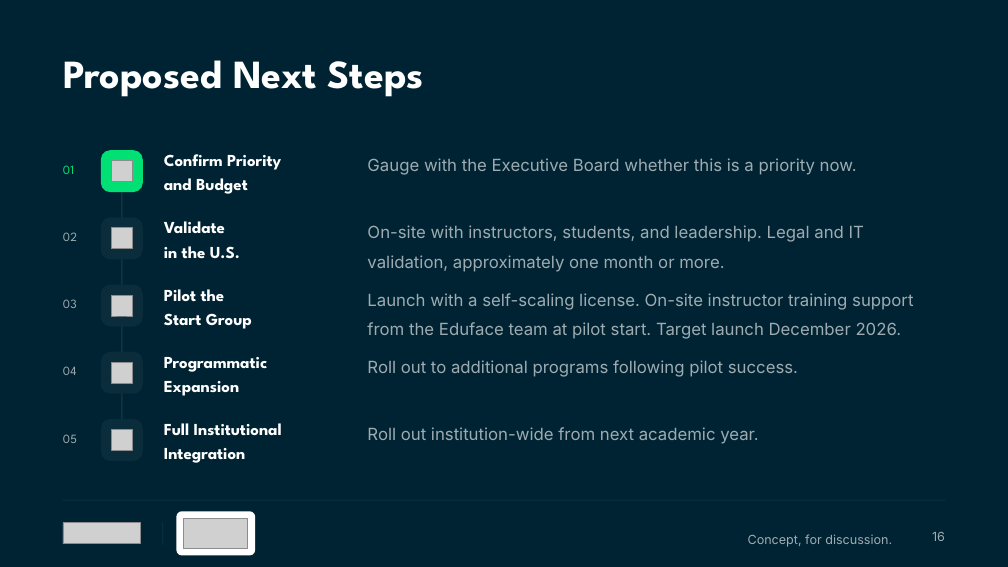
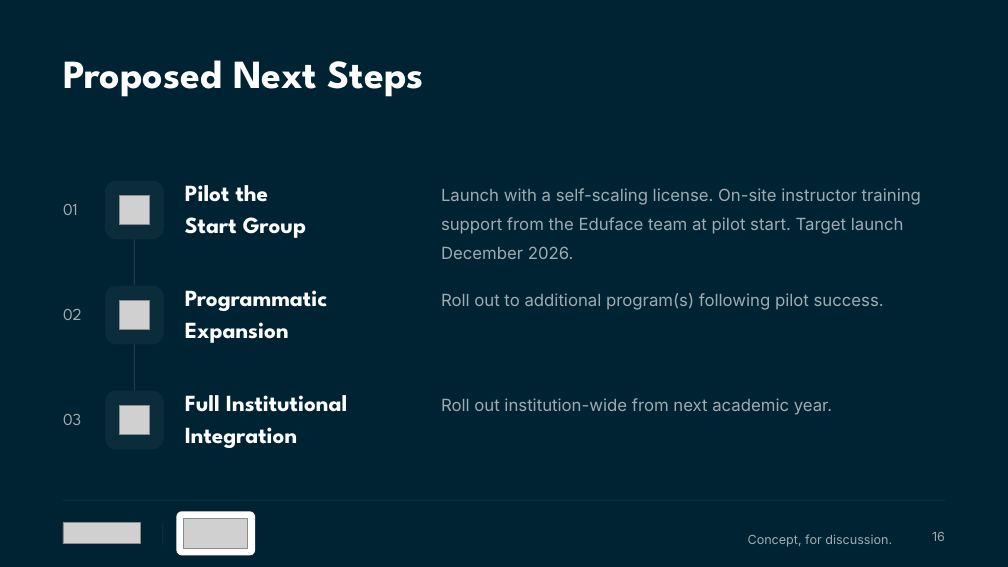
Before and after one commit to Dante-Eduface/Claude, a slide deck: slide 16 of projects/uti/deck/UTI-Eduface-deck.pptx. Drawn at 1008x567 pixels with LibreOffice and Linux fonts; fonts in the diff are those of the drawing; grey boxes stand for pictures. Boxes give left, top, right and bottom in pixels: in the first picture for what was removed or moved away, otherwise in the second. Text is boxed around its words. In the diff, an @@ line names an element or a change of style, - is before the commit and + after.

```diff
--- a/projects/uti/deck/UTI-Eduface-deck.pptx
+++ b/projects/uti/deck/UTI-Eduface-deck.pptx
@@ rounded rectangle removed at box(101, 150, 143, 193) @@
@@ picture removed at box(111, 160, 132, 181) @@
@@ text removed at box(164, 154, 281, 194) @@
-Confirm Priority
-and Budget
@@ size 16 to 22 pt; line spacing 1.2 to 1.18 in 3 elements at box(185, 395, 347, 448), box(185, 290, 327, 343), box(185, 185, 306, 238) @@
@@ text "Pilot the": place and size @@
-text "Pilot the" at box(164, 289, 252, 329)
+text "Pilot the" at box(185, 185, 306, 238)
@@ text removed at box(367, 158, 857, 175) @@
-Gauge with the Executive Board whether this is a priority now.
@@ text "Launch with a self-scaling license. ..." rewrapped from box(367, 293, 913, 335) to box(441, 188, 921, 234) @@
@@ text "01": place and size @@
-text "01" at box(63, 165, 74, 174)
+text "01" at box(63, 204, 78, 215)
@@ text "01" at box(63, 204, 78, 215): size 12 to 16 pt, text colour #00E075 to #9EABB1 @@
@@ proportions changed in 3 elements at box(105, 286, 164, 345), box(105, 391, 164, 450), box(105, 181, 164, 240) @@
@@ rounded rectangle: place and size @@
-rounded rectangle at box(101, 218, 143, 260)
+rounded rectangle at box(105, 181, 164, 240)
@@ picture: place and size @@
-picture at box(111, 295, 132, 316)
+picture at box(119, 195, 149, 225)
@@ picture removed at box(111, 228, 132, 249) @@
@@ rectangle: place and size @@
-rectangle at box(121, 171, 122, 440)
+rectangle at box(134, 210, 135, 420)
@@ text removed at box(164, 221, 240, 259) @@
-Validate
-in the U.S.
@@ text removed at box(367, 225, 864, 272) @@
-On-site with instructors, students, and leadership. Legal and IT validation, approximately one month or more.
@@ rounded rectangle: place and size @@
-rounded rectangle at box(101, 284, 143, 327)
+rounded rectangle at box(105, 286, 164, 345)
@@ text "Programmatic": place and size @@
-text "Programmatic" at box(164, 357, 267, 396)
+text "Programmatic" at box(185, 290, 327, 343)
@@ text at box(441, 293, 884, 310): text changed @@
-Roll out to additional programs following pilot success.
+Roll out to additional program(s) following pilot success.
@@ text "02": place and size @@
-text "02" at box(63, 232, 77, 241)
+text "02" at box(63, 309, 82, 320)
@@ text "02" at box(63, 309, 82, 320): size 12 to 16 pt @@
@@ picture: place and size @@
-picture at box(111, 362, 132, 383)
+picture at box(119, 300, 149, 330)
@@ rounded rectangle removed at box(101, 352, 143, 394) @@
@@ text removed at box(63, 366, 76, 375) @@
-04
@@ text "Full Institutional": place and size @@
-text "Full Institutional" at box(164, 423, 282, 463)
+text "Full Institutional" at box(185, 395, 347, 448)
@@ text "Roll out institution-wide from next ...": place and size @@
-text "Roll out institution-wide from next ..." at box(367, 427, 758, 444)
+text "Roll out institution-wide from next ..." at box(441, 398, 832, 415)
@@ text "03" at box(63, 414, 81, 425): size 12 to 16 pt @@
@@ text "03": place and size @@
-text "03" at box(63, 299, 77, 308)
+text "03" at box(63, 414, 81, 425)
@@ rounded rectangle: place and size @@
-rounded rectangle at box(101, 419, 143, 461)
+rounded rectangle at box(105, 391, 164, 450)
@@ picture: place and size @@
-picture at box(111, 430, 132, 451)
+picture at box(119, 405, 149, 435)
@@ text removed at box(63, 434, 77, 443) @@
-05
```
Also in this commit, not shown: 5 other files.
